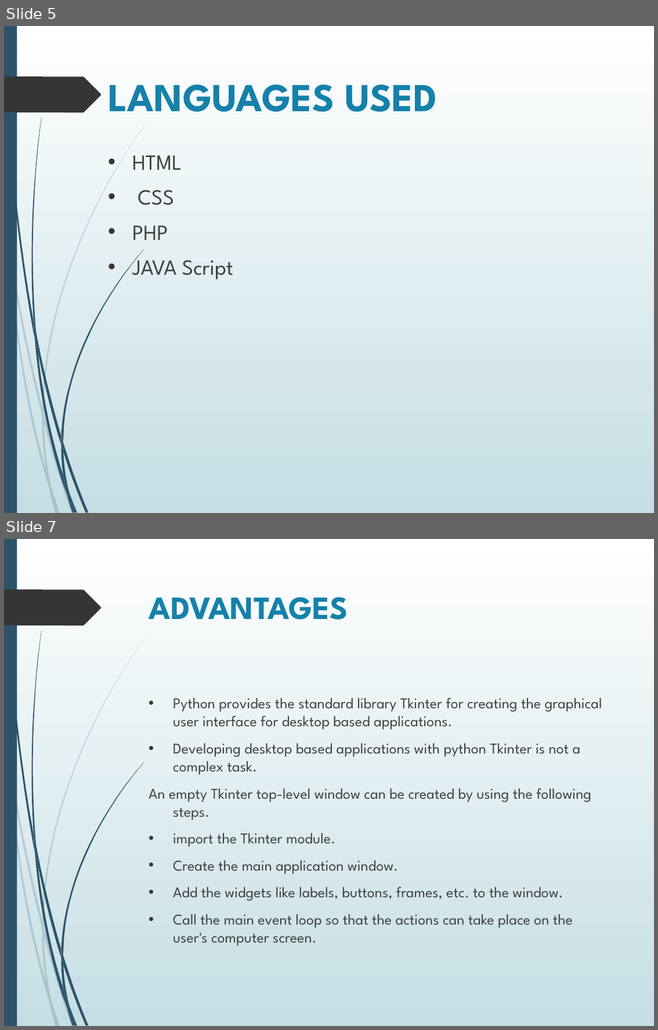
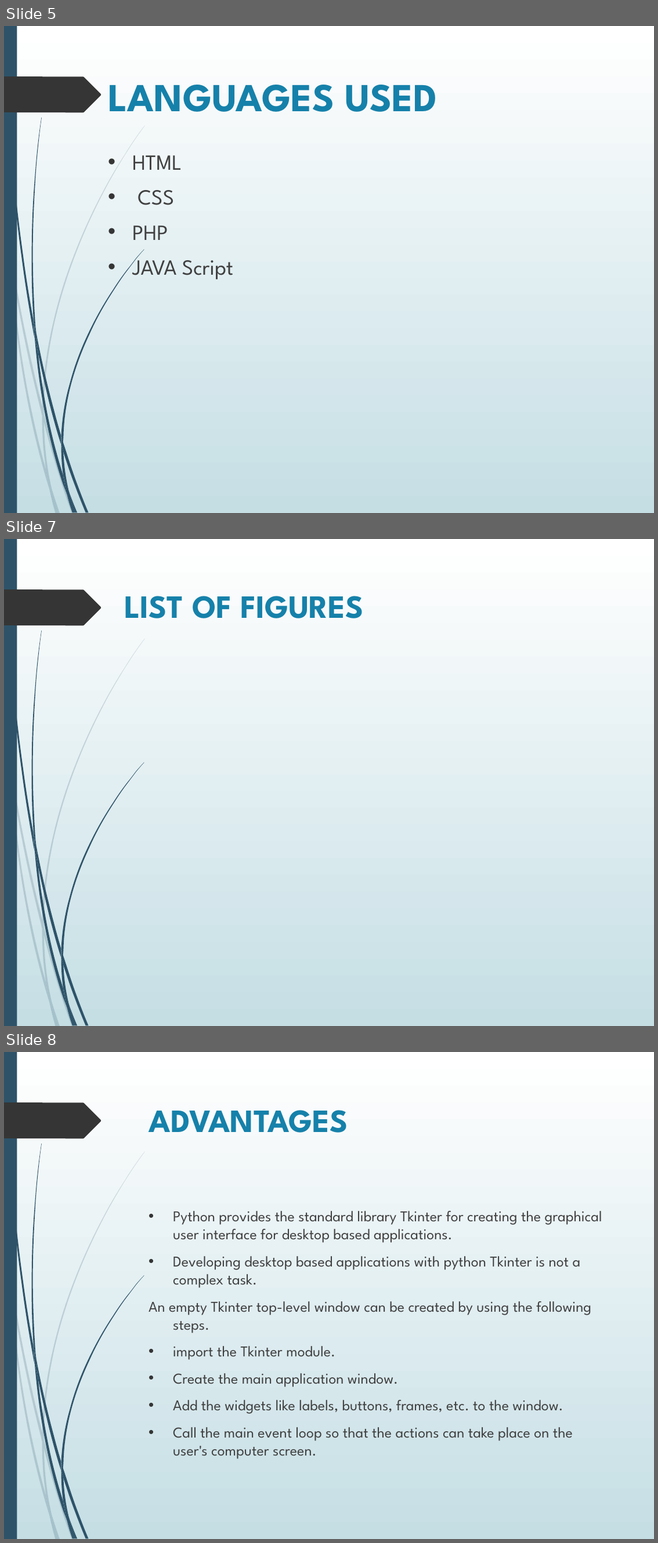
Before and after one commit to aayushi20221/Cloud-Based-Buss-Pass-System, a slide deck: ppt.pptx. Shown one above the other, each under a label of ours: slides 5 and 7 before the commit, slides 5, 7 and 8 after it; the slides between them are not shown. The pictures are 658x1030 and 658x1543 pixels, drawn with LibreOffice and Linux fonts; fonts in the diff are those of the drawing. Boxes give left, top, right and bottom in pixels: in the first picture for what was removed or moved away, otherwise in the second. Text is boxed around its words. In the diff, an @@ line names an element or a change of style, - is before the commit and + after.

```diff
--- a/ppt.pptx
+++ b/ppt.pptx
@@ slide 7 added at bbox=[4, 539, 654, 1026], background gradient #FFFFFF to #C5DEE5; not listed: 24 template elements that a slide beside it also shows @@
@@ title added at bbox=[124, 596, 364, 618], 36 pt, text #1581AA, bold @@
+LIST OF FIGURES
@@ what was slide 7 is now slide 8 @@
```
Also in this commit, not shown: 2 slides changed, 1 other slide added, 8 slides removed.
